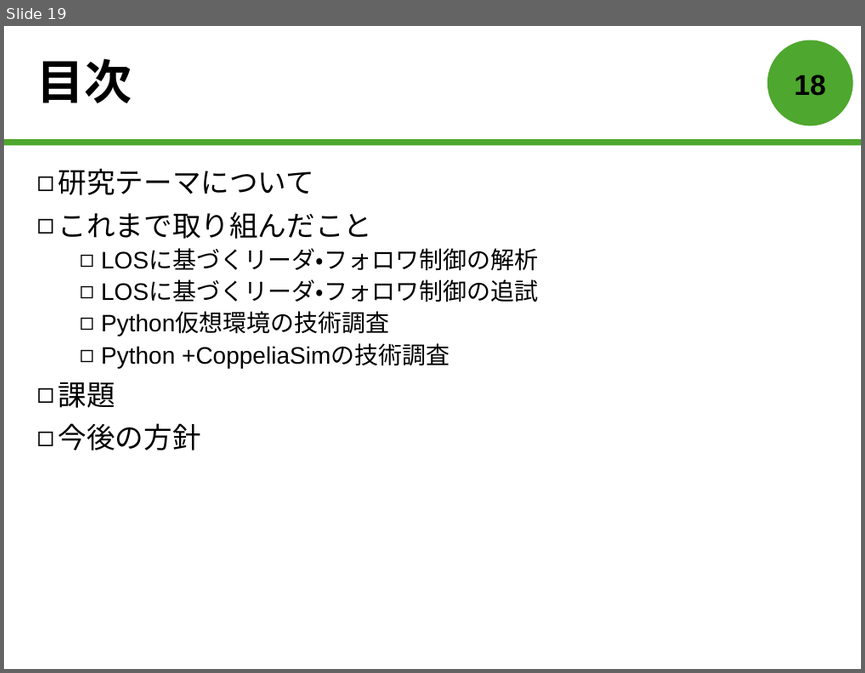
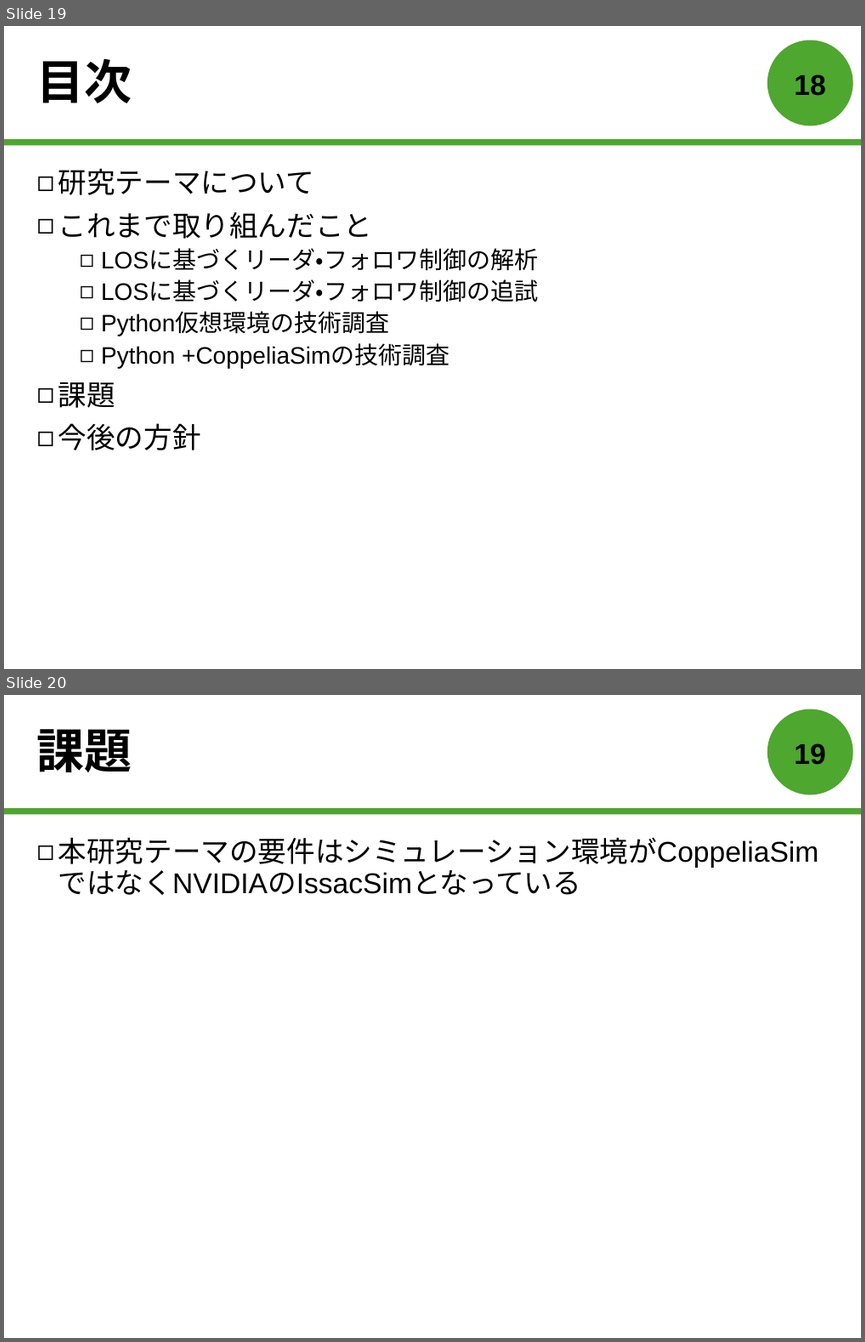
Before and after one commit to forest-book/MatlabLOSFormation, a slide deck: 森本皓斗.pptx. Shown one above the other, each under a label of ours: slide 19 before the commit, slides 19 and 20 after it. The pictures are 865x673 and 865x1342 pixels, drawn with LibreOffice and Linux fonts; fonts in the diff are those of the drawing. Boxes give left, top, right and bottom in pixels: in the first picture for what was removed or moved away, otherwise in the second. Text is boxed around its words. In the diff, an @@ line names an element or a change of style, - is before the commit and + after.

```diff
--- a/森本皓斗.pptx
+++ b/森本皓斗.pptx
@@ slide 20 added at (4, 695, 861, 1338), background #FFFFFF; not listed: 2 template elements that a slide beside it also shows @@
@@ title added at (37, 729, 132, 772), 40 pt, text #000000, bold @@
+課題
@@ page number added at (794, 743, 825, 765), 24 pt, text #000000, bold @@
+19
@@ text added at (58, 837, 819, 895), 24 pt, text #000000 @@
+◻ 本研究テーマの要件はシミュレーション環境がCoppeliaSim
+  ではなくNVIDIAのIssacSimとなっている
```
Also in this commit, not shown: 3 other slides added, 1 slide removed.
